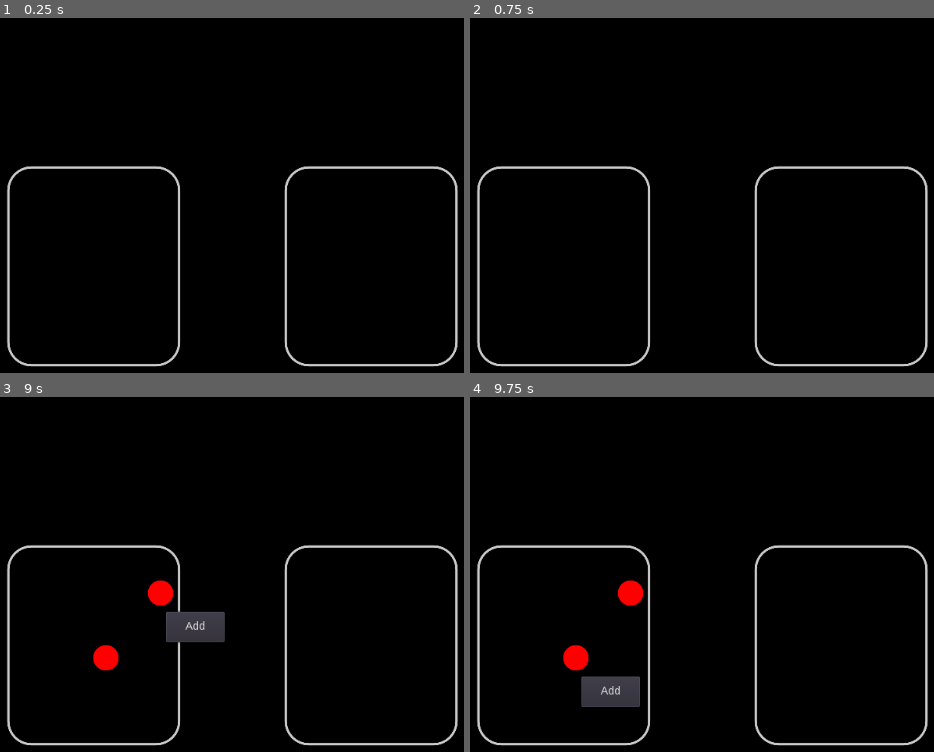
Above: before the commit, frames 1-4 (two rows, left to right).
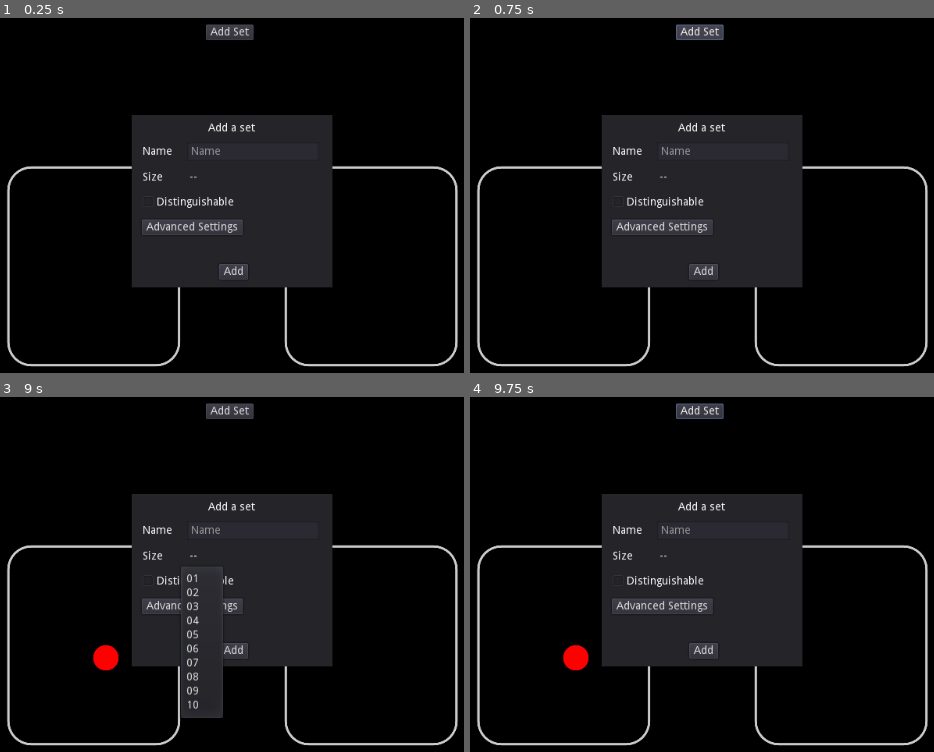
Above: after the commit, the same moments.

Repository: Mickaly13X/wv_project
Game: Godot game, scene res://Scenes/Main.tscn
Two runs of this game, one before a commit and one after it. Both use one fixed random seed, a clock stepped at 60 frames per second and the inputs below.
Inputs (mouse positions are in pixels of both pictures, inside the frame that each line leads up to):
- Up to frame 1 (0.25 s): no input
- Up to frame 2 (0.75 s): click (697, 32) at 0.5 s, where only the run after the commit has a clickable "Add Set"
- Up to frame 3 (9 s): click (232, 652) at 1.25 s, where only the run after the commit has a clickable "Add"; click (148, 581) at 2 s, where only the run after the commit has a clickable "Distinguishable"; click "Add" at 2.75 s; click (194, 556) at 3.5 s, where only the run after the commit has a clickable "--"; click (190, 606) at 4.25 s, where only the run after the commit has a clickable "Advanced Settings"; click (92, 645) at 5.02 s; click (92, 645) at 5.77 s; click "Add" at 6.5 s; click (227, 411) at 7.25 s, where only the run after the commit has a clickable "Add Set"; click (148, 581) at 8 s, where only the run after the commit has a clickable "Distinguishable"; click (194, 556) at 8.75 s, where only the run after the commit has a clickable "--"
- Up to frame 4 (9.75 s): click (562, 645) at 9.52 s

The runs differ from the first frame. In frame 1, 21% of the frame differs, in the area x 28-72%, y 1-77%; in frame 2, 21%; in frame 3, 22%; in frame 4, 22%, in the area x 23-72%, y 1-88%.

Commit message:
📦 NEW: Option to add set (incomplete)

Diff:
--- a/Visualizer/Scenes/Main.tscn
+++ b/Visualizer/Scenes/Main.tscn
@@ -1,7 +1,8 @@
-[gd_scene load_steps=3 format=2]
+[gd_scene load_steps=4 format=2]
 
 [ext_resource path="res://Scripts/main.gd" type="Script" id=1]
 [ext_resource path="res://Scenes/Set.tscn" type="PackedScene" id=2]
+[ext_resource path="res://Scripts/P_AddSet.gd" type="Script" id=3]
 
 [node name="Main" type="Node2D"]
 script = ExtResource( 1 )
@@ -14,6 +15,7 @@
 margin_bottom = 600.0
 color = Color( 0, 0, 0, 1 )
 __meta__ = {
+"_edit_lock_": true,
 "_edit_use_anchors_": false
 }
 
@@ -22,3 +24,139 @@
 
 [node name="SetX" parent="." instance=ExtResource( 2 )]
 position = Vector2( 585.994, 225 )
+
+[node name="B_AddSet" type="Button" parent="."]
+margin_left = 484.715
+margin_top = 42.5513
+margin_right = 545.715
+margin_bottom = 62.5513
+text = "Add Set"
+__meta__ = {
+"_edit_use_anchors_": false
+}
+
+[node name="P_AddSet" type="Panel" parent="."]
+margin_left = 390.0
+margin_top = 159.272
+margin_right = 647.0
+margin_bottom = 380.272
+script = ExtResource( 3 )
+__meta__ = {
+"_edit_use_anchors_": false
+}
+
+[node name="L_Elements2" type="Label" parent="P_AddSet"]
+margin_left = 98.0655
+margin_top = 10.46
+margin_right = 158.065
+margin_bottom = 24.46
+text = "Add a set"
+align = 1
+valign = 1
+__meta__ = {
+"_edit_use_anchors_": false
+}
+
+[node name="L_Name" type="Label" parent="P_AddSet"]
+margin_left = 13.8719
+margin_top = 40.1847
+margin_right = 53.8719
+margin_bottom = 54.1847
+text = "Name"
+__meta__ = {
+"_edit_use_anchors_": false
+}
+
+[node name="LE_Name" type="LineEdit" parent="P_AddSet/L_Name"]
+margin_left = 57.0481
+margin_top = -5.43266
+margin_right = 226.048
+margin_bottom = 18.5673
+max_length = 20
+placeholder_text = "Name"
+caret_blink = true
+__meta__ = {
+"_edit_use_anchors_": false
+}
+
+[node name="B_Add" type="Button" parent="P_AddSet"]
+margin_left = 112.314
+margin_top = 191.272
+margin_right = 149.314
+margin_bottom = 211.272
+text = "Add"
+__meta__ = {
+"_edit_use_anchors_": false
+}
+
+[node name="CB_Distinguishable" type="CheckBox" parent="P_AddSet"]
+margin_left = 9.19846
+margin_top = 98.9796
+margin_right = 33.1985
+margin_bottom = 122.98
+focus_mode = 0
+shortcut_in_tooltip = false
+enabled_focus_mode = 0
+__meta__ = {
+"_edit_use_anchors_": false
+}
+
+[node name="L_Distiguishable" type="Label" parent="P_AddSet/CB_Distinguishable"]
+margin_left = 23.1198
+margin_top = 5.65152
+margin_right = 122.12
+margin_bottom = 19.6515
+text = "Distinguishable"
+__meta__ = {
+"_edit_use_anchors_": false
+}
+
+[node name="L_Size" type="Label" parent="P_AddSet"]
+margin_left = 14.055
+margin_top = 73.3701
+margin_right = 49.055
+margin_bottom = 87.3701
+text = "Size"
+__meta__ = {
+"_edit_use_anchors_": false
+}
+
+[node name="MB_Size" type="MenuButton" parent="P_AddSet/L_Size"]
+margin_left = 46.2407
+margin_top = -3.90219
+margin_right = 84.2407
+margin_bottom = 16.0978
+text = "--"
+__meta__ = {
+"_edit_use_anchors_": false
+}
+
+[node name="Button" type="Button" parent="P_AddSet"]
+margin_left = 12.5633
+margin_top = 134.401
+margin_right = 141.563
+margin_bottom = 154.401
+text = "Advanced Settings"
+__meta__ = {
+"_edit_use_anchors_": false
+}
+
+[node name="Popup" type="WindowDialog" parent="."]
+margin_left = 447.744
+margin_top = 250.84
+margin_right = 594.744
+margin_bottom = 315.84
+
+[node name="L_Popup" type="Label" parent="Popup"]
+margin_left = 14.0
+margin_top = 14.0
+margin_right = 134.0
+margin_bottom = 53.0
+align = 1
+valign = 1
+autowrap = true
+__meta__ = {
+"_edit_use_anchors_": false
+}
+[connection signal="button_up" from="B_AddSet" to="." method="_on_B_AddSet_button_up"]
+[connection signal="pressed" from="P_AddSet/B_Add" to="." method="_on_B_Add_pressed"]
--- a/Visualizer/Scripts/Main.gd
+++ b/Visualizer/Scripts/Main.gd
@@ -1,4 +1,6 @@
 extends Node2D
+
+const Exception = preload("res://util/ExceptionIDs.gd")
 
 var not_domains = ["structure","size","pos","count","not","inter","union","in"]
 var diagrams = []
@@ -6,9 +8,12 @@
 const ROOM_H = 600
 const ROOM_W = 1024
 const COLORS = [Color(1, 0.3, 0.3, 0.33), Color(0.3, 1, 0.3, 0.33), Color(0.3, 0.3, 1, 0.33)]
+const MAX_SET_SIZE = 10
+
 
 func _ready():
-
+	add_menu_button_items()
+	init_menu_buttons()
 	randomize()
 	#var file_path = "res://tests/paper/constrained/permutation_5_4.test"
 	#var domains = get_domains(get_input(file_path))
@@ -154,3 +159,52 @@
 		diagrams.append(new_diagram)
 
 	print("exit_code " + str(exit_code))
+
+#Initiate the menu button items
+func add_menu_button_items():
+
+	for i in range(MAX_SET_SIZE):
+
+		#to add zero before single digits like 01, 02 instead of 1, 2
+		var numberstr = "0"+str(i+1) if i+1<10 else str(i+1)
+		$P_AddSet/L_Size/MB_Size.get_popup().add_item(numberstr)
+
+#Initialize menu buttons
+func init_menu_buttons():
+
+	$P_AddSet/L_Size/MB_Size.get_popup().connect("id_pressed", self, "_on_size_item_pressed")
+
+
+
+
+#Called when pressing on a size menu button (MB_Size) item
+func _on_size_item_pressed(id):
+
+	var selected_size = $P_AddSet/L_Size/MB_Size.get_popup().get_item_text(id)
+	$P_AddSet/L_Size/MB_Size.text = selected_size
+
+
+#called when pressing on the Add Set Button
+func _on_B_AddSet_button_up():
+
+	$P_AddSet.show()
+
+#Called when pressing on the Add button in the AddSet Popup
+func _on_B_Add_pressed():
+
+	var return_value = $P_AddSet.return_input_validity()
+
+	if return_value == 0:
+		#TODO actually add the set
+
+		$P_AddSet.clear_user_input()
+
+		$P_AddSet.hide()
+
+	elif return_value == Exception.NoName:
+		$Popup/L_Popup.text = "Please specify a name"
+
+	elif return_value == Exception.NoSize:
+		$Popup/L_Popup.text = "Please choose a size"
+
+	$Popup.popup()
--- /dev/null
+++ b/Visualizer/Scripts/P_AddSet.gd
@@ -0,0 +1,16 @@
+extends Panel
+
+const Exception = preload("res://util/ExceptionIDs.gd")
+
+#returns if user input is valid
+func return_input_validity():
+	if $L_Name/LE_Name.text == "":
+		return Exception.NoName
+	if $L_Size/MB_Size.text == "--":
+		return Exception.NoSize
+	return 0
+
+#clear user input
+func clear_user_input():
+	$L_Name/LE_Name.text = ""
+	$L_Size/MB_Size.text = "--"
--- /dev/null
+++ b/Visualizer/util/ExceptionIDs.gd
@@ -0,0 +1,4 @@
+extends Node
+
+const NoName = -1
+const NoSize = -2
Not shown, changed: .DS_Store
Not shown, added: CoSo_light/.DS_Store
Not shown, added: CoSo_light/src/.DS_Store
Not shown, added: CoSo_light/tests/.DS_Store
Not shown, changed: Visualizer/.DS_Store
